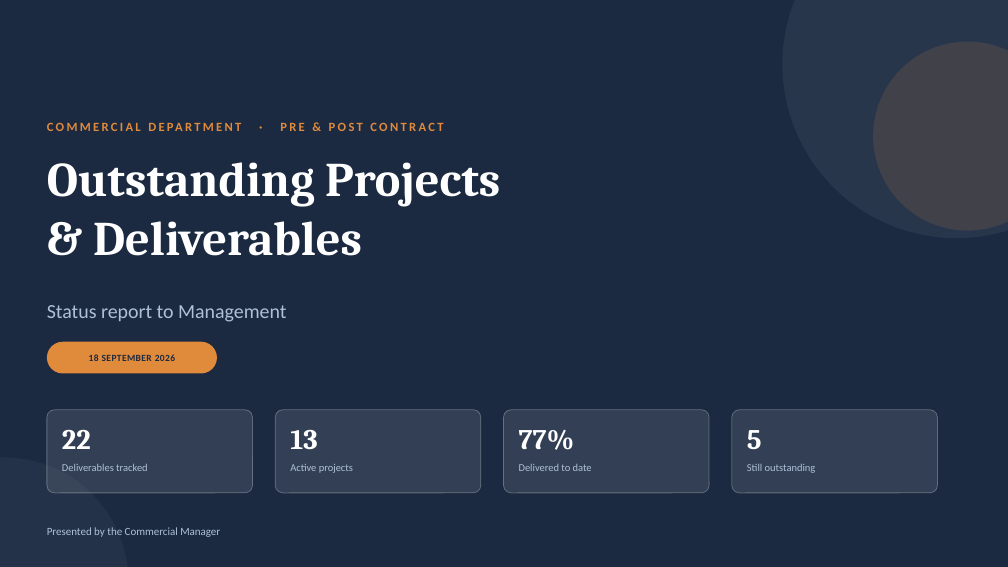
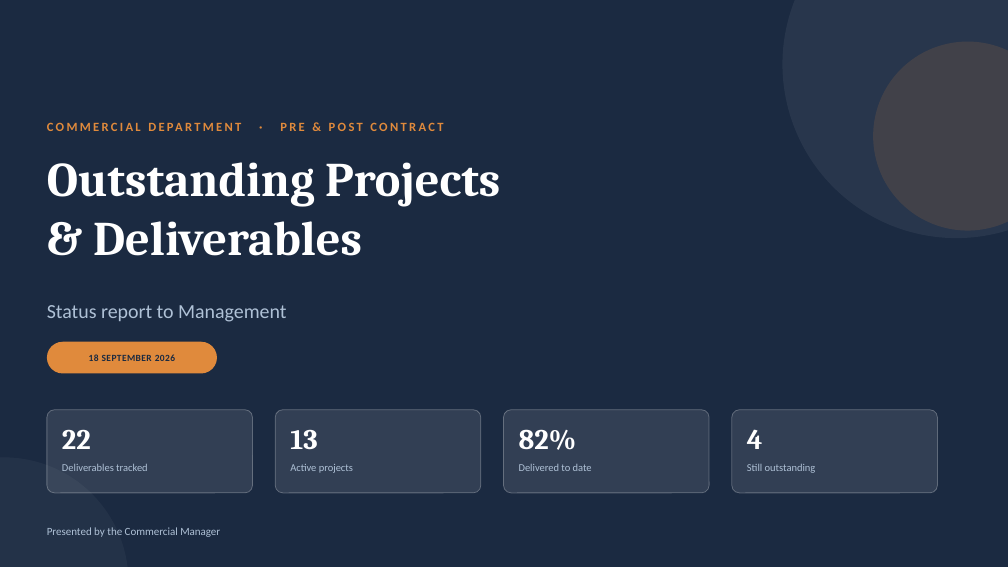
Before and after one commit to OnukpaTay/OnukpaTay, a slide deck: slide 1 of commercial-deliverables-2026-09-18/Commercial_Department_Deliverables_Sep2026.pptx. Drawn at 1008x567 pixels with LibreOffice and Linux fonts; fonts in the diff are those of the drawing. Boxes give left, top, right and bottom in pixels: in the first picture for what was removed or moved away, otherwise in the second. Text is boxed around its words. In the diff, an @@ line names an element or a change of style, - is before the commit and + after.

```diff
--- a/commercial-deliverables-2026-09-18/Commercial_Department_Deliverables_Sep2026.pptx
+++ b/commercial-deliverables-2026-09-18/Commercial_Department_Deliverables_Sep2026.pptx
@@ text at (519, 429, 577, 450): text changed @@
-77%
+82%
@@ text at (747, 429, 763, 449): text changed @@
-5
+4
```
Also in this commit, not shown: 7 other slides changed, 1 slide removed, 3 other files.
